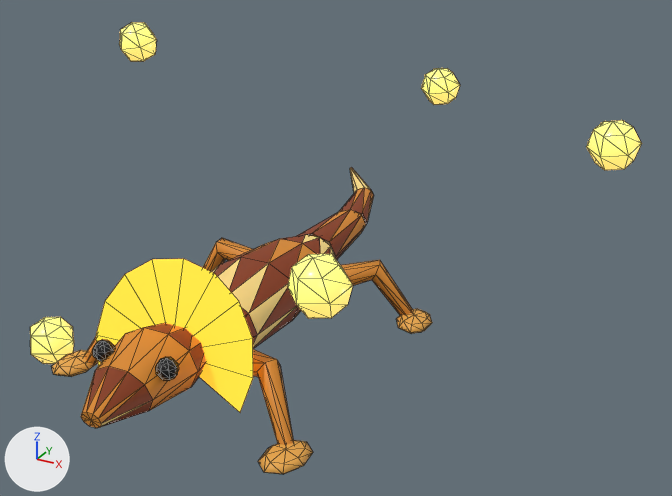
Renders of the glTF model species/models/sunfrill-lizard.glb from each side of a commit.
Rendered twice from a 50 mm camera at (0.174, -0.254, 0.175) aimed at (0.015, 0.035, 0.031). The axes (+X, +Y, +Z) are drawn at lower left. The lights are the same throughout. The older version comes first. Mesh edges are drawn as thin lines. Where no turn or scale is listed for an object, it has been applied to the vertices. Vertices at exactly the same position are counted once.

The first picture shows 'Body', 'LegBL', 'LegBR', 'LegFL', 'LegFR', 'Motes', 'Tail1' and 2 more.
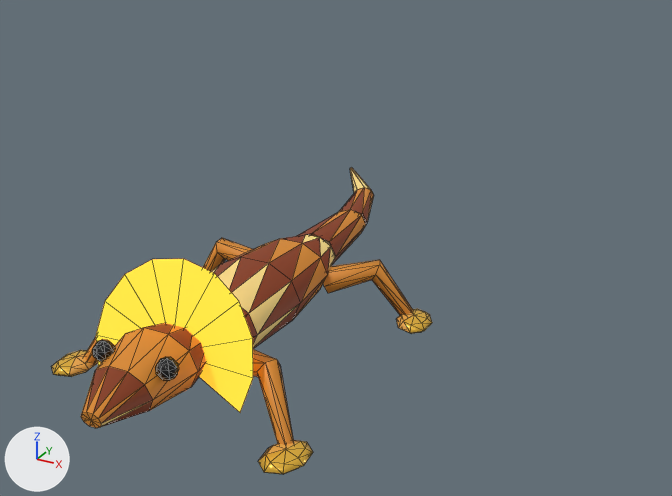
Changed parts and their boxes (x1, y1, x2, y2) in the pictures (672 x 496 px):
'Motes', deleted: before (30, 22, 642, 364)
part 1 of me_legfl, recoloured: (258, 441, 312, 474) in both

Edits to the bpy script that builds the scene:
```text
Add mat_gilt:
    mat_gilt = principled_material('gilt')
    mat_gilt.base_color = (0.768, 0.445, 0.0452)  # yellow #e3b23c
    mat_gilt.metallic = 0.45
    mat_gilt.roughness = 0.3
    mat_gilt.emission_color = (0.0922, 0.0534, 0.0054)  # brown #564111
    mat_gilt.emission_strength = 1.0
Change me_legfl:
    where me_legfl.from_pydata(...)  # 44 vertices, 72 faces; spans x -0.0021..0.039, y -0.0299..0.0048, z -0.0179..0.0088
    used by ob_legfl; location = (0.0147, -0.0353, 0.0179)
    me_legfl part 1: 34 faces spanning x 0.0249..0.039, y -0.0299..-0.0105, z -0.0179..-0.0126 switch from mat_toe (orange #e8a84a) to mat_gilt (yellow #e3b23c)
Remove ob_motes:
    ob_motes = bpy.data.objects.new('Motes', me_motes)
    ob_motes.location = (0.0, 0.0393, 0.0611)
```
